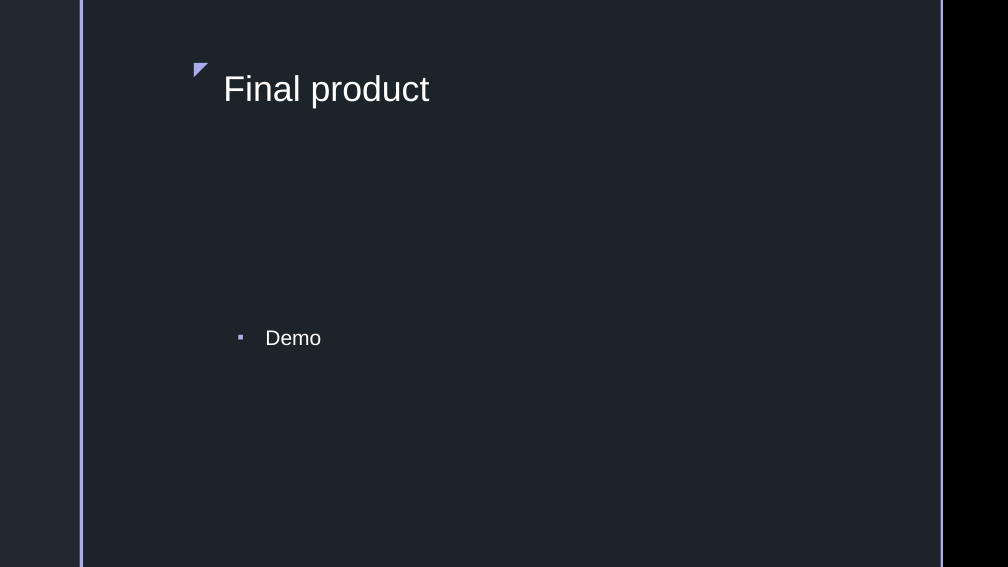
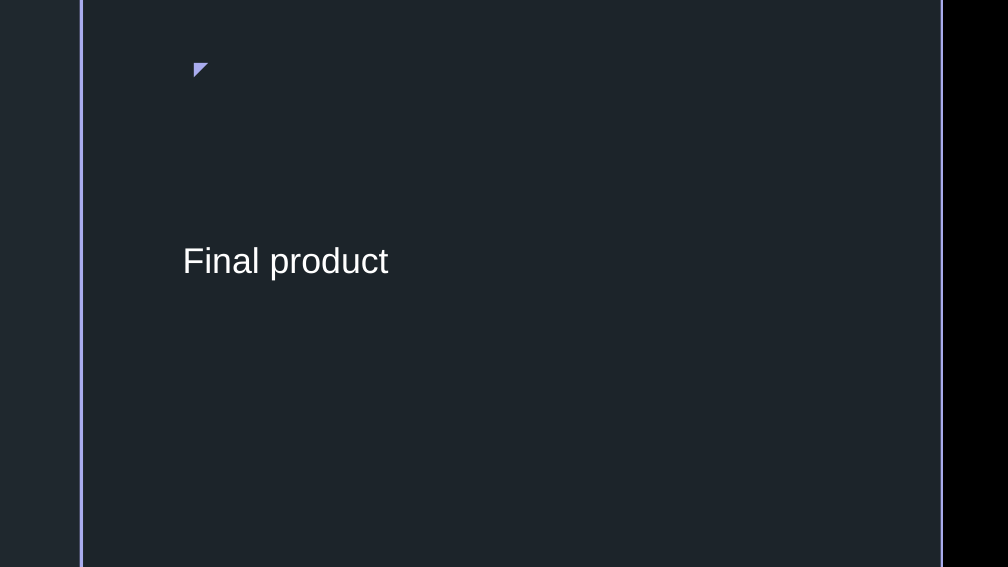
Before and after one commit to XanderPxl/Soldering_station_2023, a slide deck: slide 6 of Solderingstation_powerpoint.pptx (slide 7 before the commit). Drawn at 1008x567 pixels with LibreOffice and Linux fonts; fonts in the diff are those of the drawing; background and template pictures are left out. Boxes give left, top, right and bottom in pixels: in the first picture for what was removed or moved away, otherwise in the second. Text is boxed around its words. In the diff, an @@ line names an element or a change of style, - is before the commit and + after.

```diff
--- a/Solderingstation_powerpoint.pptx
+++ b/Solderingstation_powerpoint.pptx
@@ title "Final product": place and size @@
-title "Final product" at [223,75,430,108]
+title "Final product" at [183,247,389,280]
@@ text removed at [265,330,321,345] @@
-▪ Demo
```
Also in this commit, not shown: 2 other slides changed, 1 slide removed, 1 other file.
